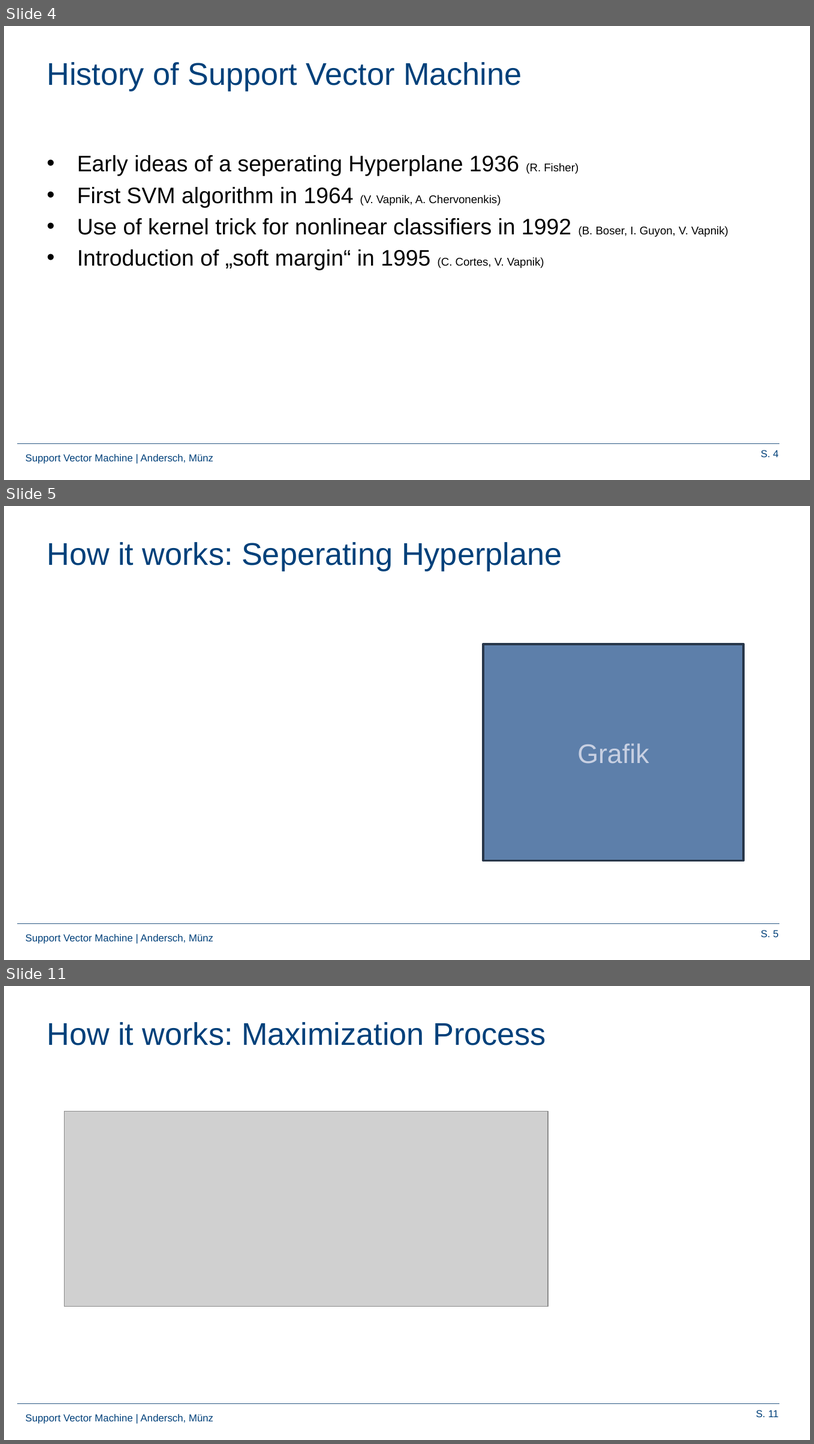
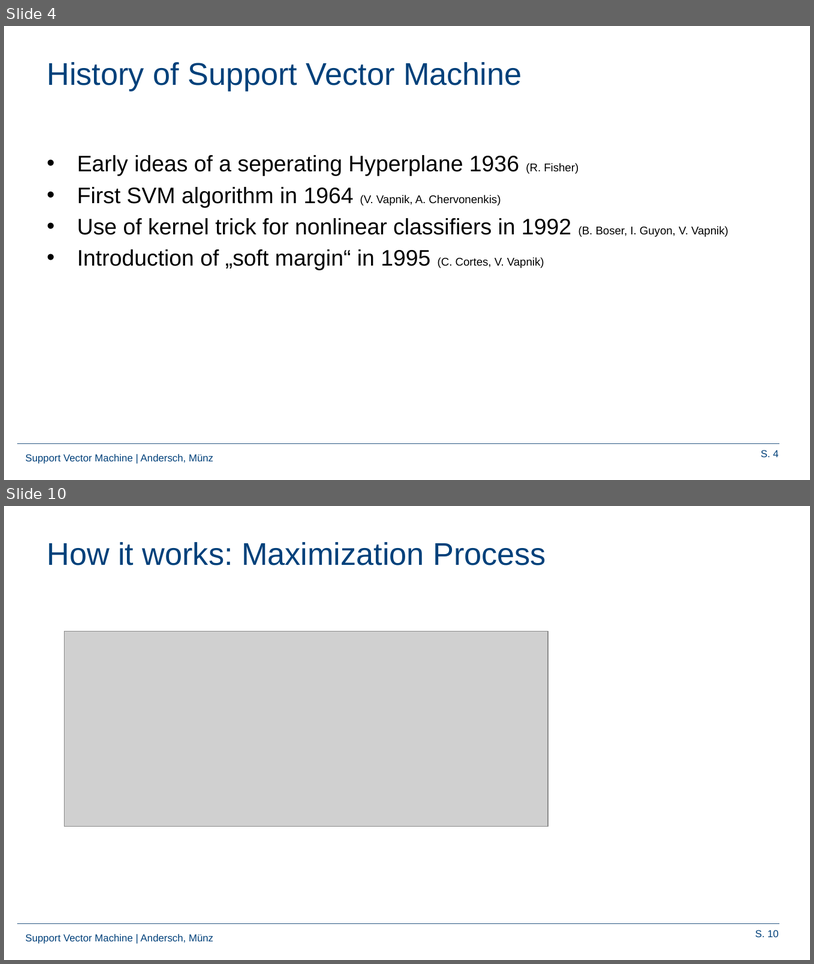
Before and after one commit to Frandersch/Statistical-Machine-Learning, a slide deck: Präsentation/Support Vector Machines.pptx. Shown one above the other, each under a label of ours: slides 4, 5 and 11 before the commit, slides 4 and 10 after it; the slides between them are not shown. The pictures are 814x1444 and 814x964 pixels, drawn with LibreOffice and Linux fonts; fonts in the diff are those of the drawing; grey boxes stand for pictures; background and template pictures are left out. Boxes give left, top, right and bottom in pixels: in the first picture for what was removed or moved away, otherwise in the second. Text is boxed around its words. In the diff, an @@ line names an element or a change of style, - is before the commit and + after.

```diff
--- a/Präsentation/Support Vector Machines.pptx
+++ b/Präsentation/Support Vector Machines.pptx
@@ slide 5 removed at (4, 506, 810, 960), background #FFFFFF; not listed: 3 template elements that a slide beside it also shows @@
@@ title removed at (47, 542, 562, 571) @@
-How it works: Seperating Hyperplane
@@ rectangle removed at (483, 644, 743, 860) @@
-Grafik
@@ what was slide 11 is now slide 10 @@
@@ page number at (756, 930, 779, 937): text changed @@
-S. 11
+S. 10
```
Also in this commit, not shown: 8 slides changed, 1 slide added, 2 other slides removed, 19 other files.
